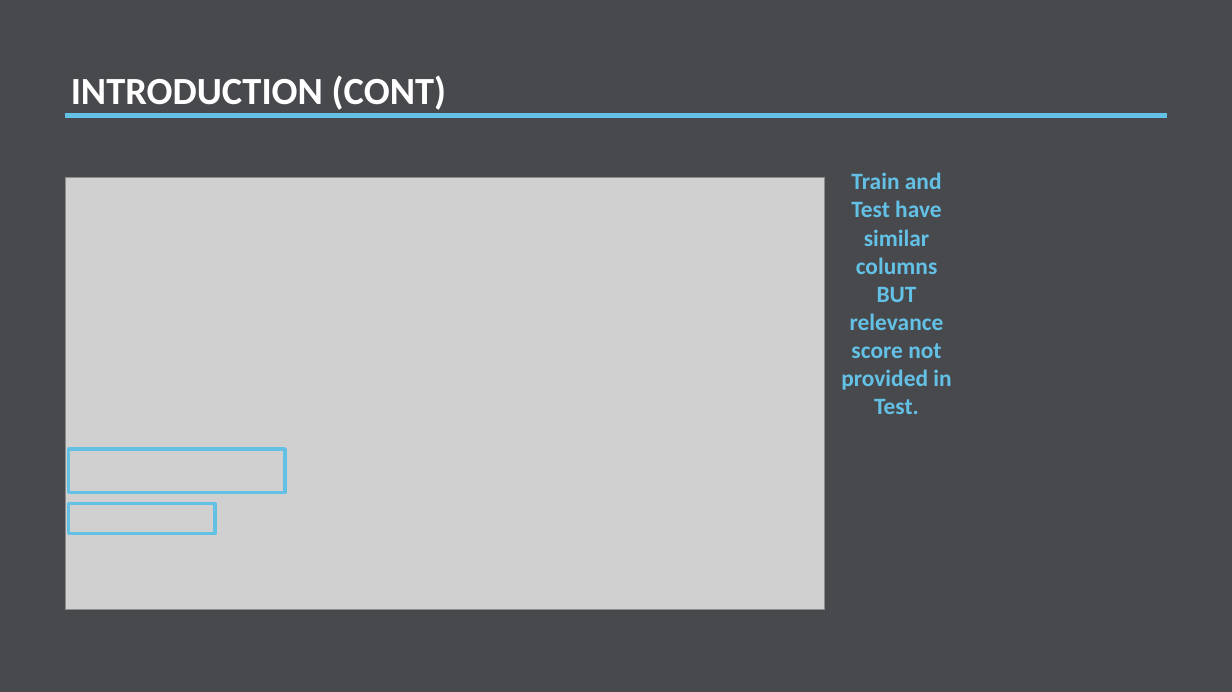
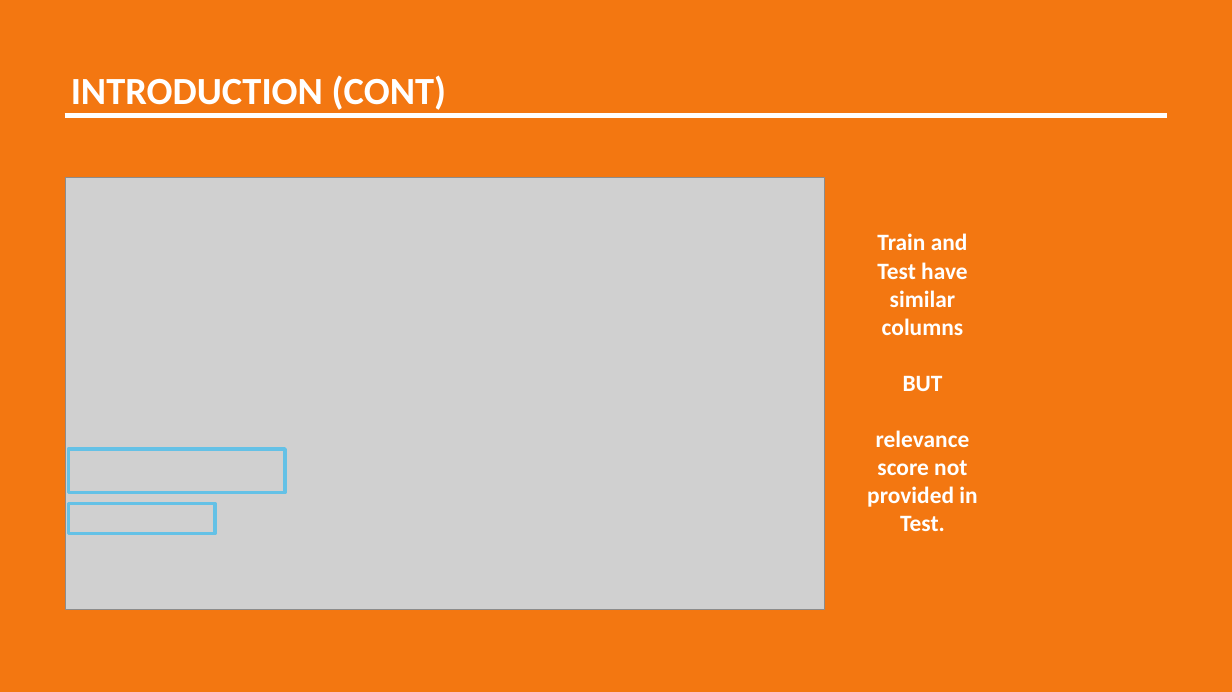
Before and after one commit to misrab/homework, a slide deck: slide 3 of BrandonWong/Project/Presentation.pptx. Drawn at 1232x692 pixels with LibreOffice and Linux fonts; fonts in the diff are those of the drawing; grey boxes stand for pictures. Boxes give left, top, right and bottom in pixels: in the first picture for what was removed or moved away, otherwise in the second. Text is boxed around its words. In the diff, an @@ line names an element or a change of style, - is before the commit and + after.

```diff
--- a/BrandonWong/Project/Presentation.pptx
+++ b/BrandonWong/Project/Presentation.pptx
@@ rectangle at (0, 0, 1232, 692): fill #47494D to #F37711 @@
@@ line (65, 116) - (1167, 116): stroke #64C1E6 3 pt to #FFFFFF 3 pt @@
@@ text at (867, 233, 977, 531): text changed; text colour #64C1E6 to #FFFFFF @@
-Train and Test have similar columns BUT relevance score not provided in Test.
+Train and Test have similar columns
+BUT
+relevance score not provided in Test.
```
Also in this commit, not shown: 8 other slides changed, 1 other file.
